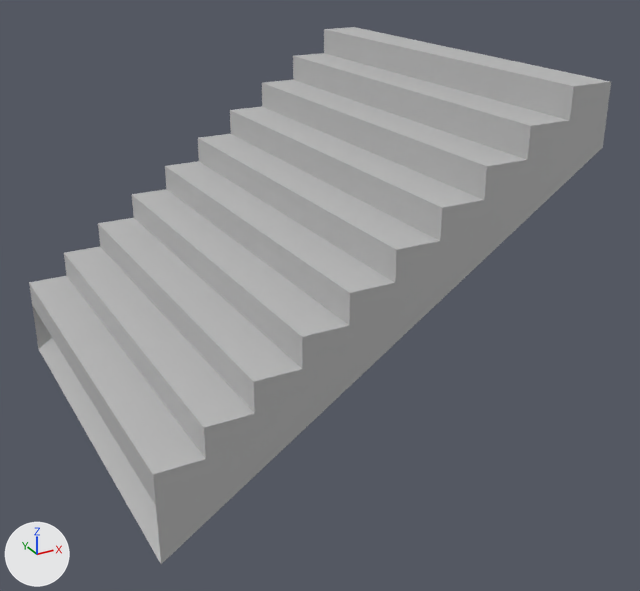
The FBX model Maya Project Files/Env/Exports/300W10StepStairs/300W10StepStairs_02_SM_Low.fbx: old version first, new version second.
Both versions are drawn from a camera (50 mm lens) standing at (-1.12, -6.88, 2.96) and looking at (1.68, -1.79, 0.42). The lights are fixed; the arrows at lower left show +X, +Y and +Z. Where no turn or scale is listed for an object, it has been applied to the vertices.

Names of what the first picture shows: 'Base_Geo4'.
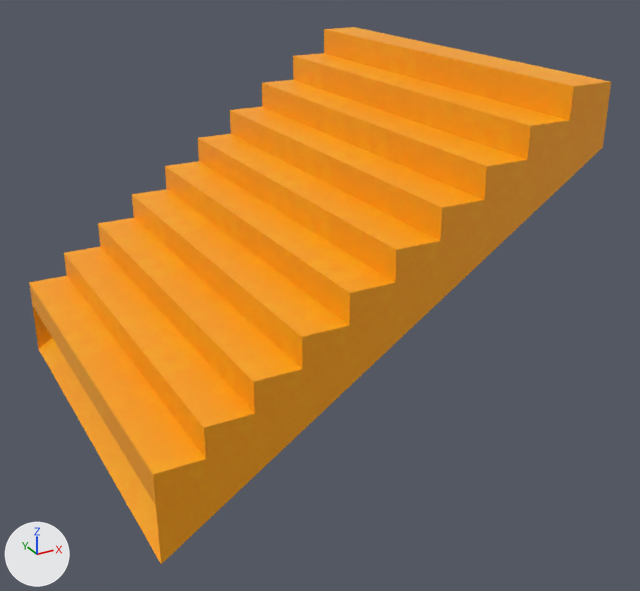
What the commit changed:
Picture 'ConcreteFloor_low_texture_OcclusionRoughnessMetallic.png' (img_concretefloor_low_texture_occlusionroughnessmetallic_png) is new.
Material 'Concrete_TS' (mat_concrete_ts) is new.
Its texture is img_concretefloor_low_texture_occlusionroughnessmetallic_png.
me_mesh has 160 vertices, 160 faces and spans x -1.5..1.5, y -1.5..1.5, z -1.2..1.2.
me_mesh no longer uses material mat_lambert1 (grey #bcbcbc).
me_mesh now uses material mat_concrete_ts (picture img_concretefloor_low_texture_occlusionroughnessmetallic_png).

What differs and where, as boxes (x1, y1, x2, y2) in the pictures (640 x 591 px):
'Base_Geo4', recoloured (grey to orange)
    both: (29, 27, 611, 564)
